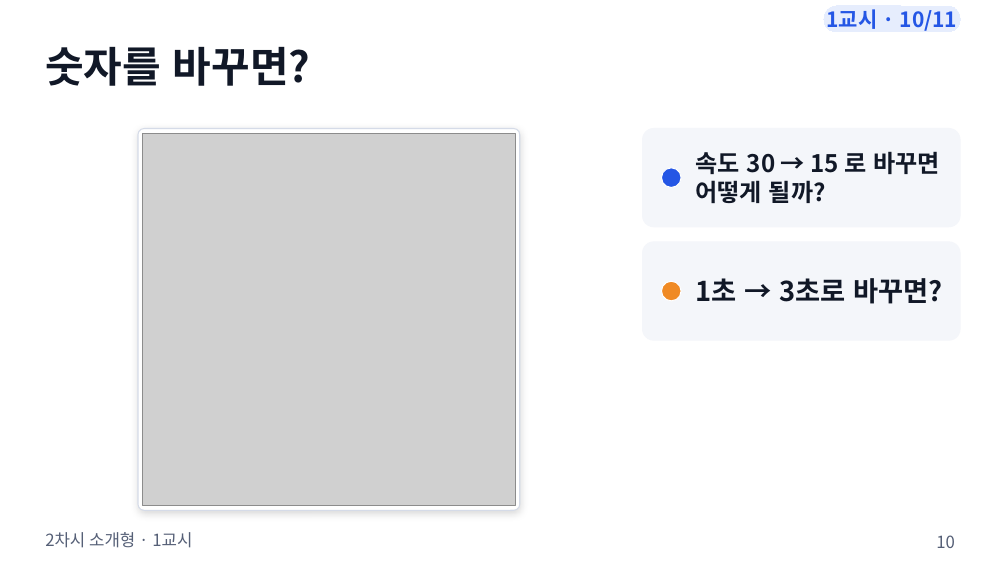
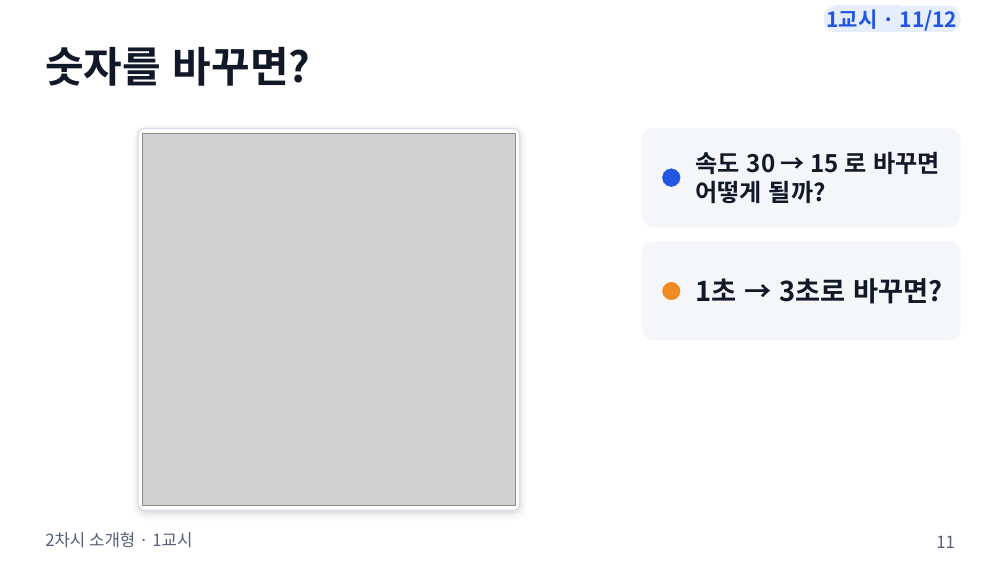
Before and after one commit to boundaryx01-uniquelife/microbit, a slide deck: slide 11 of bridge/docs/materials/2차시_소개형/2차시_수업슬라이드.pptx (slide 10 before the commit). Drawn at 1008x567 pixels with LibreOffice and Linux fonts; fonts in the diff are those of the drawing; grey boxes stand for pictures. Boxes give left, top, right and bottom in pixels: in the first picture for what was removed or moved away, otherwise in the second. Text is boxed around its words. In the diff, an @@ line names an element or a change of style, - is before the commit and + after.

```diff
--- a/bridge/docs/materials/2차시_소개형/2차시_수업슬라이드.pptx
+++ b/bridge/docs/materials/2차시_소개형/2차시_수업슬라이드.pptx
@@ text in rounded rectangle at bbox=[827, 9, 958, 31]: text changed @@
-1교시 · 10/11
+1교시 · 11/12
@@ page number at bbox=[936, 535, 955, 548]: text changed @@
-10
+11
```
Also in this commit, not shown: 9 other slides changed, 1 slide added, 6 other files.
